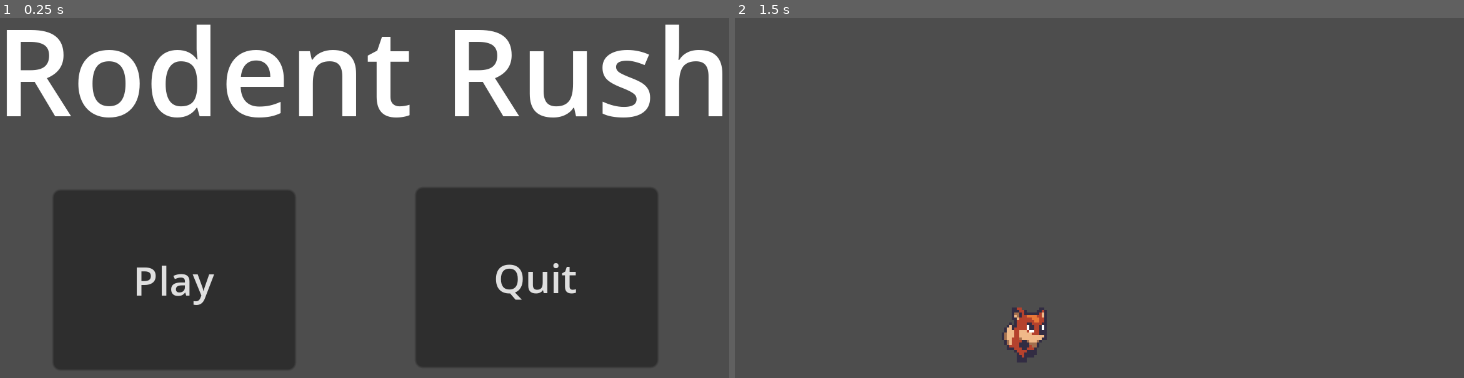
Above: before the commit, frames 1-2 (left to right).
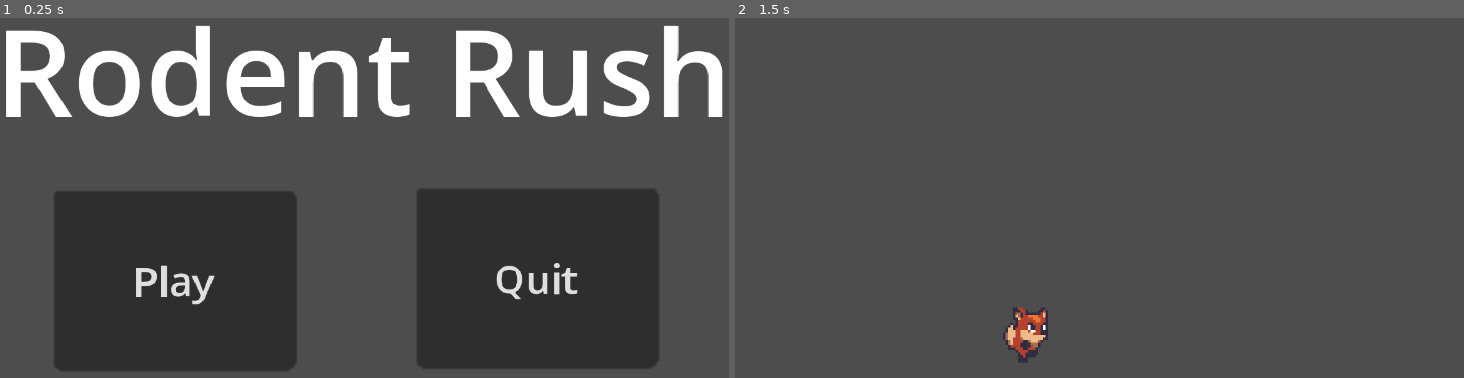
Above: after the commit, the same moments.

Repository: micahjp5158/rodent-rush
Game: Godot game, scene res://ui/main_menu/main_menu.tscn
Two runs of this game, one before a commit and one after it. Both use one fixed random seed, a clock stepped at 60 frames per second and the inputs below.
Inputs:
- Up to frame 1 (0.25 s): no input
- Up to frame 2 (1.5 s): click "Play" at 0.5 s; tap Enter at 1.25 s; hold Right (move_right) from 1.28 s (still down); hold Up (jump) from 1.28 s (still down)

The runs differ from the first frame. In frame 1, 1.9% of the frame differs, in the area x 0-100%, y 1-80%; in frame 2, 0.2%.
Error before the commit: Invalid operands 'float' and 'Vector2' in operator '+'. (res://characters/player/scripts/player.gd:21)
Error after the commit: Invalid operands 'float' and 'Vector2' in operator '+'. (res://characters/player/scripts/player.gd:24)

Commit message:
Add acceleration and deceleration for movement
Adds acceleration and deceleration for horizontal movement.

Diff:
--- a/rodent-rush/characters/player/scripts/player.gd
+++ b/rodent-rush/characters/player/scripts/player.gd
@@ -1,8 +1,8 @@
 extends CharacterBody2D
 
 # Character speed consts
-const SPEED = 200
-const ACCELERATION = 30
+const MAX_SPEED = 13000
+const ACCELERATION = 1700
 
 # Jump consts
 const JUMP_HEIGHT = 64
@@ -17,17 +17,27 @@
 @onready var anim = get_node("AnimatedSprite2D")
 
 func _physics_process(delta):
-	# Update velocities
+	# Handle horizontal velocity
+	horizontal_movement(delta)
+
+	# Handle veritcal velocty and jump
 	velocity.y += get_gravity() * delta
-	velocity.x = get_input_velocity() * SPEED
-
-	# Process jump
 	if Input.is_action_pressed("jump") and is_on_floor():
 		jump()
 
 	# Update animations and move
 	handle_anim()
 	move_and_slide()
+
+# Handle horizontal movement
+func horizontal_movement(delta):
+	var input_velocity = get_input_velocity()
+	if input_velocity == -1:
+		velocity.x = max(velocity.x - ACCELERATION * delta, -MAX_SPEED * delta)
+	elif input_velocity == 1:
+		velocity.x = min(velocity.x + ACCELERATION * delta, MAX_SPEED * delta)
+	else:
+		velocity.x = lerp(velocity.x, 0.0, 0.3)
 
 # Get input velocity / walk direction
 func get_input_velocity():
@@ -52,14 +62,15 @@
 # Handles updating the animation
 func handle_anim():
 	# Flip sprites horizontally if needed
-	if velocity.x < 0:
+	var input_velocity = get_input_velocity()
+	if input_velocity < 0:
 		get_node("AnimatedSprite2D").flip_h = true
-	elif velocity.x > 0:
+	elif input_velocity > 0:
 		get_node("AnimatedSprite2D").flip_h = false
 
 	# Select walk or idle if on the floor
 	if is_on_floor():
-		if velocity.x != 0:
+		if input_velocity != 0:
 			anim.play("walk")
 		else:
 			anim.play("idle")
--- a/rodent-rush/project.godot
+++ b/rodent-rush/project.godot
@@ -58,3 +58,5 @@
 
 textures/canvas_textures/default_texture_filter=0
 renderer/rendering_method="mobile"
+2d/snap/snap_2d_transforms_to_pixel=true
+2d/snap/snap_2d_vertices_to_pixel=true
